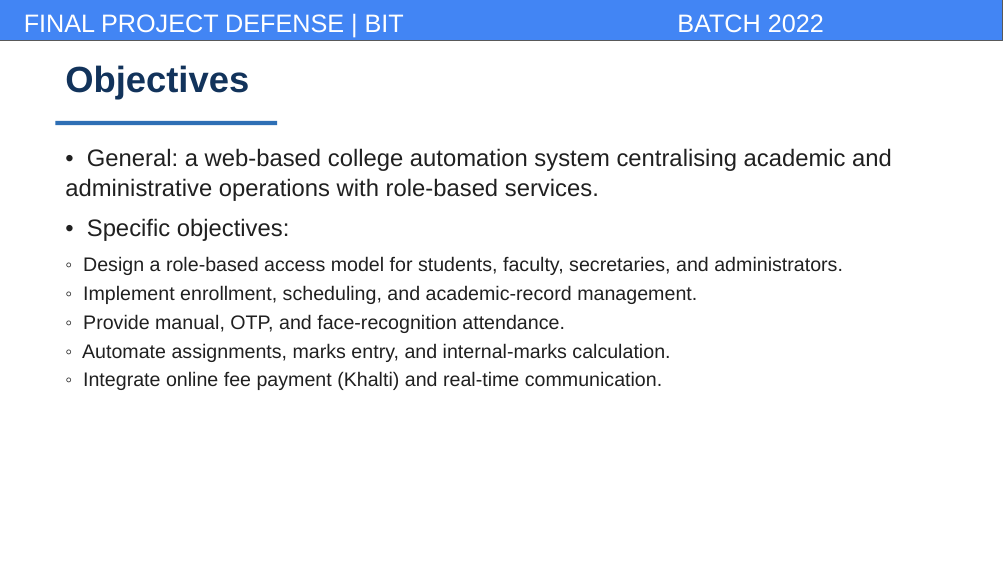
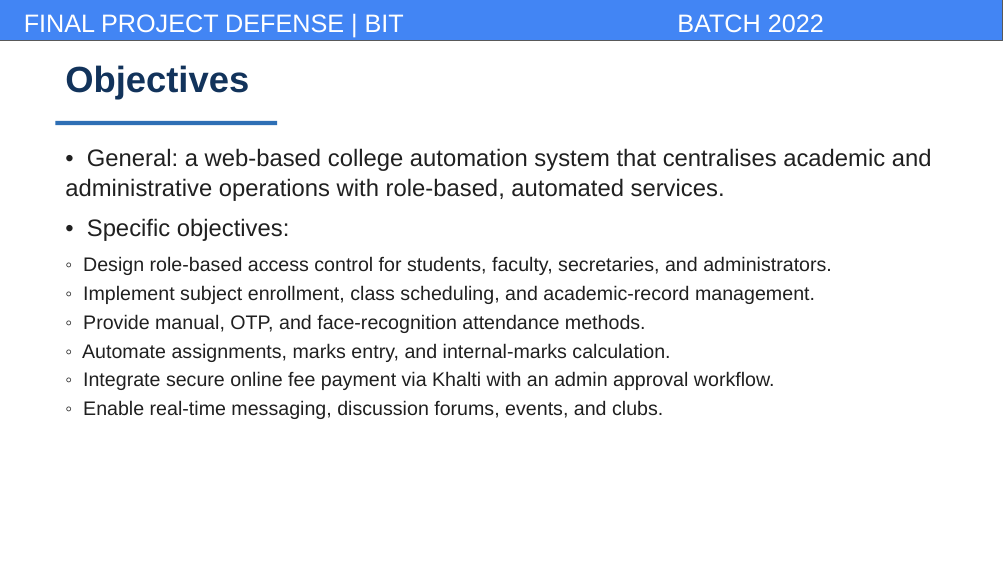
Before and after one commit to BhupendraMalla/CampuseEase, a slide deck: slide 4 of docs/report/campusease_presentation.pptx. Drawn at 1008x567 pixels with LibreOffice and Linux fonts; fonts in the diff are those of the drawing; background and template pictures are left out. Boxes give left, top, right and bottom in pixels: in the first picture for what was removed or moved away, otherwise in the second. Text is boxed around its words. In the diff, an @@ line names an element or a change of style, - is before the commit and + after.

```diff
--- a/docs/report/campusease_presentation.pptx
+++ b/docs/report/campusease_presentation.pptx
@@ text at bbox=[65, 148, 932, 201]: text changed @@
-• General: a web-based college automation system centralising academic and administrative operations with role-based services.
+• General: a web-based college automation system that centralises academic and administrative operations with role-based, automated services.
@@ text at bbox=[83, 256, 832, 333]: text changed @@
-  ◦ Design a role-based access model for students, faculty, secretaries, and administrators.
-  ◦ Implement enrollment, scheduling, and academic-record management.
-  ◦ Provide manual, OTP, and face-recognition attendance.
+  ◦ Design role-based access control for students, faculty, secretaries, and administrators.
+  ◦ Implement subject enrollment, class scheduling, and academic-record management.
+  ◦ Provide manual, OTP, and face-recognition attendance methods.
@@ text at bbox=[83, 371, 775, 419]: text changed @@
-  ◦ Integrate online fee payment (Khalti) and real-time communication.
+  ◦ Integrate secure online fee payment via Khalti with an admin approval workflow.
+  ◦ Enable real-time messaging, discussion forums, events, and clubs.
```
Also in this commit, not shown: 9 other slides changed, 4 slides added, 5 slides removed, 2 other files.
